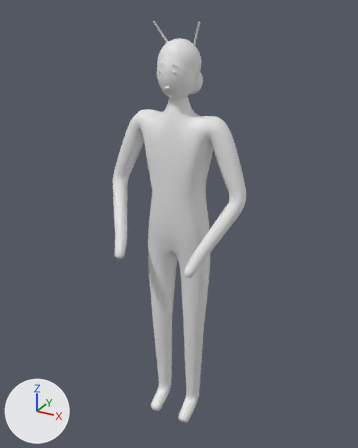
One commit to the FBX model Assets/HuaShang/Resources/HuaShang/Art/Characters/SK_wangZhaoJun.fbx: the scene before it, then after it.
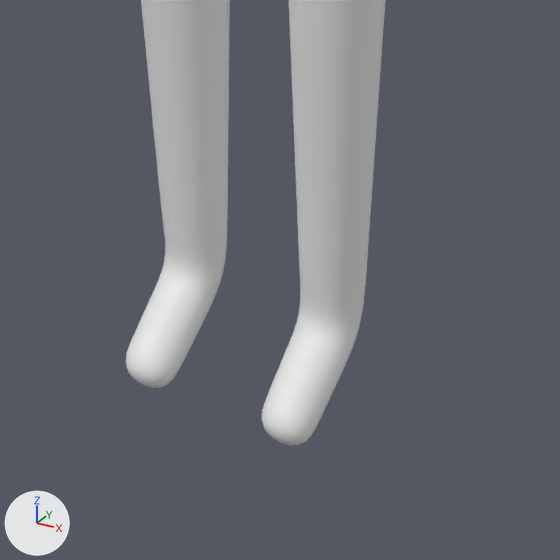
The first picture shows the older version from a 50 mm lens placed at (0.9, -1.635, 1.789), pointed at (0.001, 0.001, 0.971). The close-ups show the older and then the newer version on the part from 35% to 67% of the width and 74% to 100% of the height of that picture. Only the edits that show in the close-ups are written down. Lighting does not change. The marker at lower left points along +X, +Y and +Z. Where no turn or scale is listed for an object, it has been applied to the vertices.

The older version as bpy lines, for what is in view:
```python
me_body_skel_001 = bpy.data.meshes.new('Body_skel.001')
me_body_skel_001.from_pydata(...)  # 3626 vertices, 3624 faces; spans x -0.292..0.292, y -0.225..0.087, z 0.017..1.497
me_body_skel_001.materials.append(mat_m_skin)  # white #e7e7e7
ob_body = bpy.data.objects.new('Body', me_body_skel_001)
ob_body.location = (0.0, 0.0, 0.0)
```
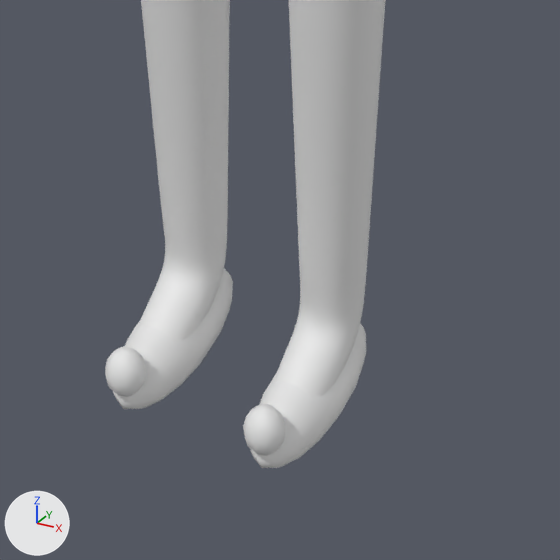
The edits, one by one:
Mesh me_shoetip is new.
It is a UV sphere (10 segments, 6 rings, poles along z) spanning x 0.056..0.094, y -0.155..-0.115, z 0.045..0.095.
It uses material mat_m_lacquer_red (white #e7e7e7).
Mesh me_shoe is new.
It has 146 vertices, 160 faces and spans x 0.04..0.11, y -0.145..0.055, z 0.0..0.08.
It uses material mat_m_lacquer_red (white #e7e7e7).
Mesh me_shoe_001 is new.
It has 146 vertices, 160 faces and spans x -0.11..-0.04, y -0.145..0.055, z 0.0..0.08.
It uses material mat_m_lacquer_red (white #e7e7e7).
Mesh me_shoetip_001 is new.
It is a UV sphere (10 segments, 6 rings, poles along z) spanning x -0.094..-0.056, y -0.155..-0.115, z 0.045..0.095.
It uses material mat_m_lacquer_red (white #e7e7e7).
Object 'ShoeTip' (ob_shoetip) is new; it shows me_shoetip.
Its location is (0.0, 0.0, 0.0).
Object 'Shoe' (ob_shoe) is new; it shows me_shoe.
Its location is (0.0, 0.0, 0.0).
Object 'Shoe.001' (ob_shoe_001) is new; it shows me_shoe_001.
Its location is (0.0, 0.0, 0.0).
Object 'ShoeTip.001' (ob_shoetip_001) is new; it shows me_shoetip_001.
Its location is (0.0, 0.0, 0.0).

Changed parts and their boxes (x1, y1, x2, y2) in the close-ups (560 x 560 px):
'Shoe.001', added: after (113, 268, 233, 409)
'Shoe', added: after (250, 324, 366, 468)
'ShoeTip', added: after (243, 404, 286, 456)
'ShoeTip.001', added: after (105, 346, 146, 397)
